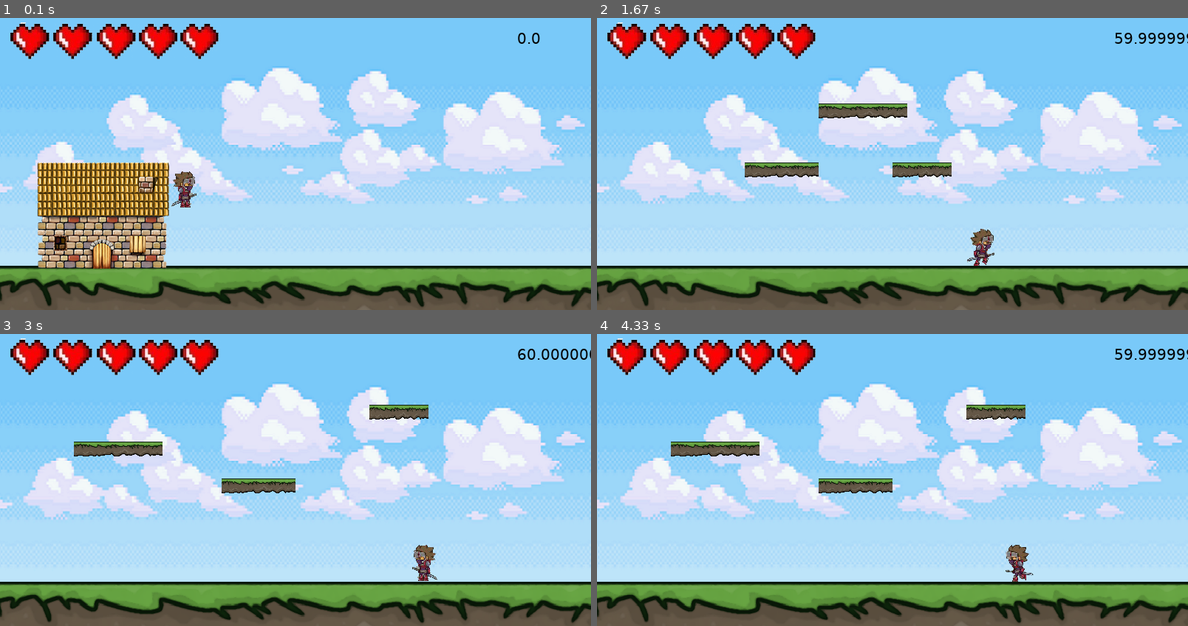
Above: before the commit, frames 1-4 (two rows, left to right).
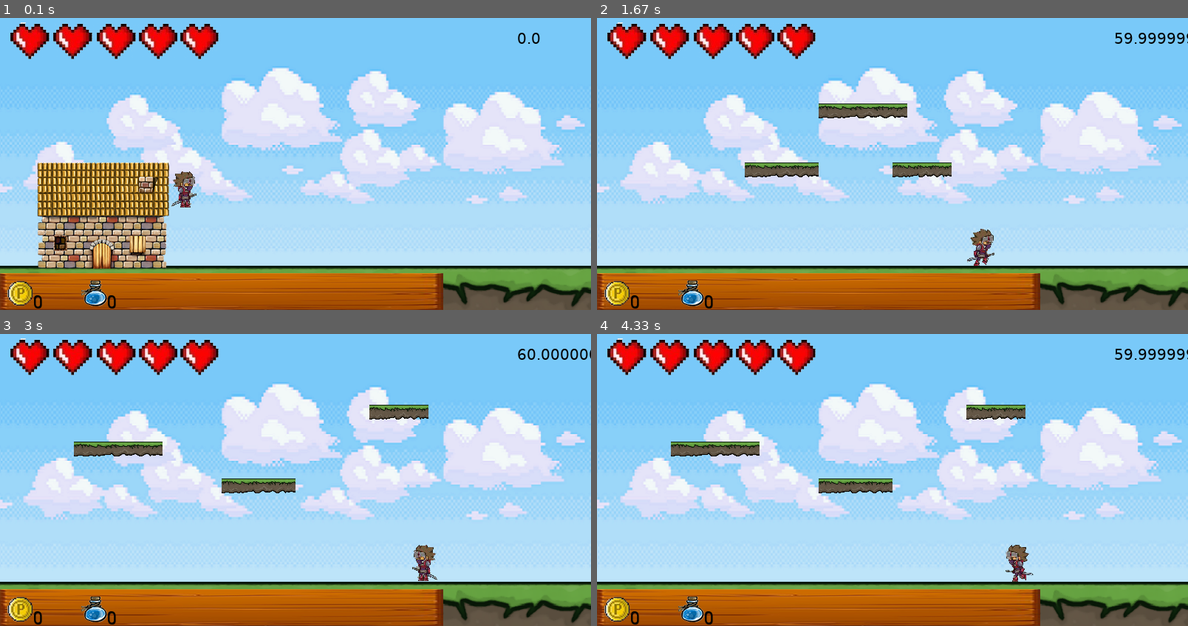
Above: after the commit, the same moments.

Repository: taekoJH/pygame_project
Game: pygame game, started from Game.py
The game is run twice, just before and just after one commit, with the same random seed, the same clock (stepped at 60 frames per second) and the same inputs.
Inputs:
- Up to frame 1 (0.1 s): no input
- Up to frame 2 (1.67 s): hold H 0.33-0.8 s; hold Right 0.33-0.8 s; hold H 0.83-1.3 s; hold Right 0.83-1.3 s; tap 3 at 0.98 s; hold Right from 1.33 s (still down); tap 4 at 1.48 s
- Up to frame 3 (3 s): release Right at 1.8 s; hold Right 1.83-2.3 s; tap 2 at 1.98 s; hold Left 2.33-2.87 s; tap 3 at 2.48 s; hold Left from 2.9 s (still down)
- Up to frame 4 (4.33 s): tap 4 at 3.05 s; release Left at 3.3 s; hold Right 3.33-3.97 s; tap 2 at 3.48 s; hold Left from 4 s (still down); tap 3 at 4.15 s

The runs differ from the first frame. In frame 1, 9.4% of the frame differs, in the area x 0-75%, y 87-100%; in frame 2, 9.4%; in frame 3, 9.4%; in frame 4, 9.4%.

Commit message:
Inventory System

Diff:
--- a/Enemy.py
+++ b/Enemy.py
@@ -79,4 +79,4 @@
 
     def render(self, display):
         display.blit(self.image, self.pos)
-        pygame.draw.rect(display, (0, 0, 255), self.rect)
+        #pygame.draw.rect(display, (0, 0, 255), self.rect)
--- a/Game.py
+++ b/Game.py
@@ -67,6 +67,8 @@
                 levelManager.changeLevel(2)
             if event.key == K_4:
                 levelManager.changeLevel(3)
+            if event.key == K_h:
+                UI.toggleInventory()
 
         if event.type == KEYUP:
             if event.key == K_SPACE:
--- a/HealthBar.py
+++ b/HealthBar.py
@@ -31,7 +31,7 @@
     def load_animations(self):
 
         self.health_animations = [pygame.image.load("Images/heart0.png").convert_alpha(),
-                             pygame.image.load("Images/heart.png").convert_alpha(),
+                             pygame.image.load("Images/heart1.png").convert_alpha(),
                              pygame.image.load("Images/heart2.png").convert_alpha(),
                              pygame.image.load("Images/heart3.png").convert_alpha(),
                              pygame.image.load("Images/heart4.png").convert_alpha(),
--- /dev/null
+++ b/Inventory.py
@@ -0,0 +1,19 @@
+import pygame
+from InventorySlot import InventorySlot
+
+class Inventory:
+    def __init__(self):
+        self.slots = []
+
+        self.image = pygame.image.load("Images/Inventory.png")
+        self.rect = self.image.get_rect()
+        self.rect.topleft = (0, 350)
+
+        self.slots.append(InventorySlot("Images/coinIcon.png", (10, 360)))
+        self.slots.append(InventorySlot("Images/manapotionIcon.png", (110, 360)))
+
+
+    def render(self, display):
+        display.blit(self.image, self.rect)
+        for slot in self.slots:
+            slot.render(display)
--- /dev/null
+++ b/InventorySlot.py
@@ -0,0 +1,17 @@
+import pygame
+
+
+
+class InventorySlot:
+    def __init__(self, name, pos):
+        self.image = pygame.image.load(name)
+        self.rect = self.image.get_rect()
+        self.rect.topleft = pos
+        self.count = 0
+
+        self.font = pygame.font.Font("Fonts/Frostbite.ttf", 25)
+
+    def render(self, display):
+        text = self.font.render(str(self.count), True, (0, 0, 0))
+        display.blit(self.image, self.rect)
+        display.blit(text, self.rect.midright)
--- a/Player.py
+++ b/Player.py
@@ -169,7 +169,7 @@
                           pygame.image.load("Images/Player_Sprite_L.png").convert_alpha()]
 
         self.attack_animation_right = [pygame.image.load("Images/Player_Sprite_R.png").convert_alpha(),
-                                  pygame.image.load("Images/Player_Attack_R.png").convert_alpha(),
+                                  pygame.image.load("Images/Player_Attack1_R.png").convert_alpha(),
                                   pygame.image.load("Images/Player_Attack2_R.png").convert_alpha(),
                                   pygame.image.load("Images/Player_Attack3_R.png").convert_alpha(),
                                   pygame.image.load("Images/Player_Attack4_R.png").convert_alpha(),
@@ -177,7 +177,7 @@
                                   pygame.image.load("Images/Player_Sprite_R.png").convert_alpha()]
 
         self.attack_animation_left = [pygame.image.load("Images/Player_Sprite_L.png").convert_alpha(),
-                                  pygame.image.load("Images/Player_Attack_L.png").convert_alpha(),
+                                  pygame.image.load("Images/Player_Attack1_L.png").convert_alpha(),
                                   pygame.image.load("Images/Player_Attack2_L.png").convert_alpha(),
                                   pygame.image.load("Images/Player_Attack3_L.png").convert_alpha(),
                                   pygame.image.load("Images/Player_Attack4_L.png").convert_alpha(),
--- a/UserInterface.py
+++ b/UserInterface.py
@@ -1,5 +1,5 @@
 import pygame
-
+from Inventory import Inventory
 
 class UserInterface:
     def __init__(self):
@@ -13,6 +13,9 @@
         self.regularfont = pygame.font.SysFont("Verdana", 20)
         self.largefont = pygame.font.SysFont("Verdana", 40)
 
+        self.inventory = Inventory()
+        self.inventoryRender = True
+
         self.text = self.regularfont.render("0", True, self.color_black)
 
     def update(self, fps):
@@ -21,3 +24,13 @@
 
     def render(self, display):
         display.blit(self.text, (700, 20))
+
+        if self.inventoryRender == True:
+            self.inventory.render(display)
+
+
+    def toggleInventory(self):
+        if self.inventoryRender == True:
+            self.inventoryRender = False
+        elif self.inventoryRender == False:
+            self.inventoryRender = True
Binary file added: Fonts/Frostbite.ttf
Binary file changed: Images/Inventory.png
Binary file added: Images/coinIcon.png
Binary file removed: Images/heart.png
Binary file added: Images/mana_potion.png
Binary file removed: Images/mana_potion_Icon.png
Binary file added: Images/manapotionIcon.png
Not shown, added: Fonts/Frostbite.ttf:Zone.Identifier
Not shown, added: Images/coinIcon.png:Zone.Identifier
Not shown, added: Images/mana_potion.png:Zone.Identifier
Not shown, removed: Images/mana_potion_Icon.png:Zone.Identifier
Not shown, added: Images/manapotionIcon.png:Zone.Identifier
